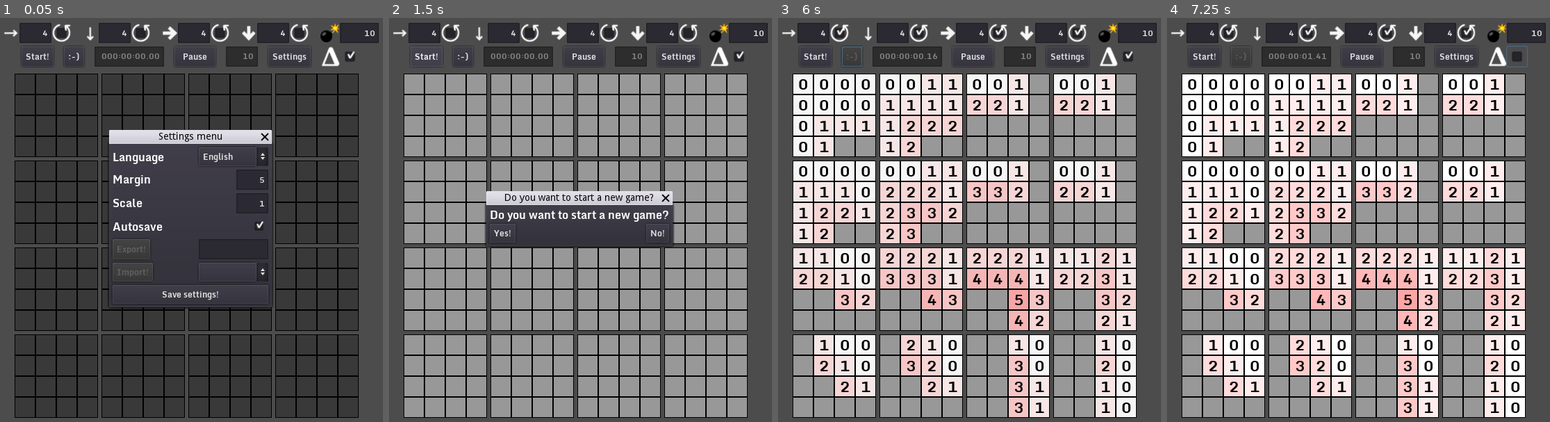
Above: before the commit, frames 1-4 (left to right).
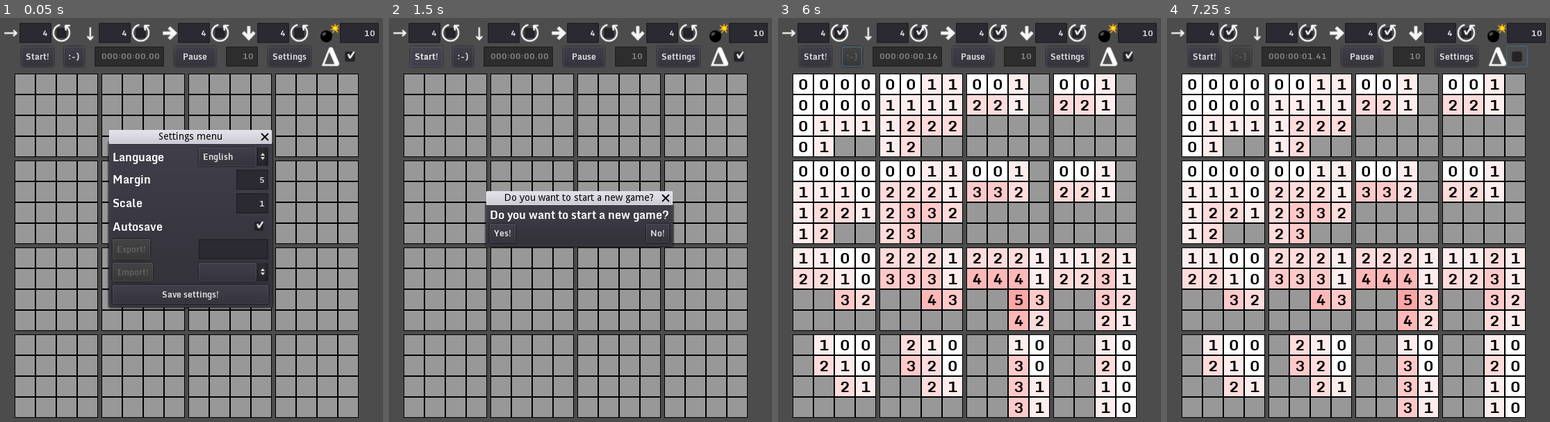
Above: after the commit, the same moments.

Repository: Alzager/4D-Minesweeper-Archived
Game: Godot game, scene res://Main.tscn
Two runs of this game, one before a commit and one after it. Both use one fixed random seed, a clock stepped at 60 frames per second and the inputs below.
Inputs (mouse positions are in pixels of both pictures, inside the frame that each line leads up to):
- Up to frame 1 (0.05 s): no input
- Up to frame 2 (1.5 s): click (622, 248) at 0.52 s; type "12" at 0.6 s; click "Start!" at 1.25 s
- Up to frame 3 (6 s): click "Start!" at 2 s; click (839, 34) at 2.75 s; click (919, 34) at 3.5 s; click (996, 34) at 4.25 s; click (1076, 34) at 5 s; click ":-)" at 5.75 s
- Up to frame 4 (7.25 s): click (1515, 54) at 6.5 s

The runs differ from the first frame. In frame 1, 47% of the frame differs, in the area x 3-94%, y 13-99%; in frame 2, nothing differs; in frame 3, less than 0.1%; in frame 4, nothing differs.

Commit message:
changed Block animation

Diff:
--- a/source/Block.gd
+++ b/source/Block.gd
@@ -8,7 +8,7 @@
 var _highlight_start_color = Color(0, 0, 0)
 var _highlight_end_color = Color(0, 0, 0)
 var _highlight_color_progress = 1
-var _color_step_size = 5
+var _color_step_size = 25
 var _highlighted = false
 var _lowlighted = false
 var _delta_number = number
--- a/source/Main.tscn
+++ b/source/Main.tscn
@@ -9,7 +9,7 @@
 [ext_resource path="res://super_down.svg" type="Texture" id=7]
 [ext_resource path="res://super_right.svg" type="Texture" id=8]
 
-[node name="Main" type="Control"]
+[node name="Main" type="Control" index="0"]
 
 anchor_left = 0.0
 anchor_top = 0.0
--- a/source/project.godot
+++ b/source/project.godot
@@ -27,6 +27,10 @@
 
 translations=PoolStringArray( "res://texts.de.translation", "res://texts.en.translation" )
 
+[physics]
+
+common/physics_fps=1000
+
 [rendering]
 
 environment/default_environment="res://default_env.tres"
